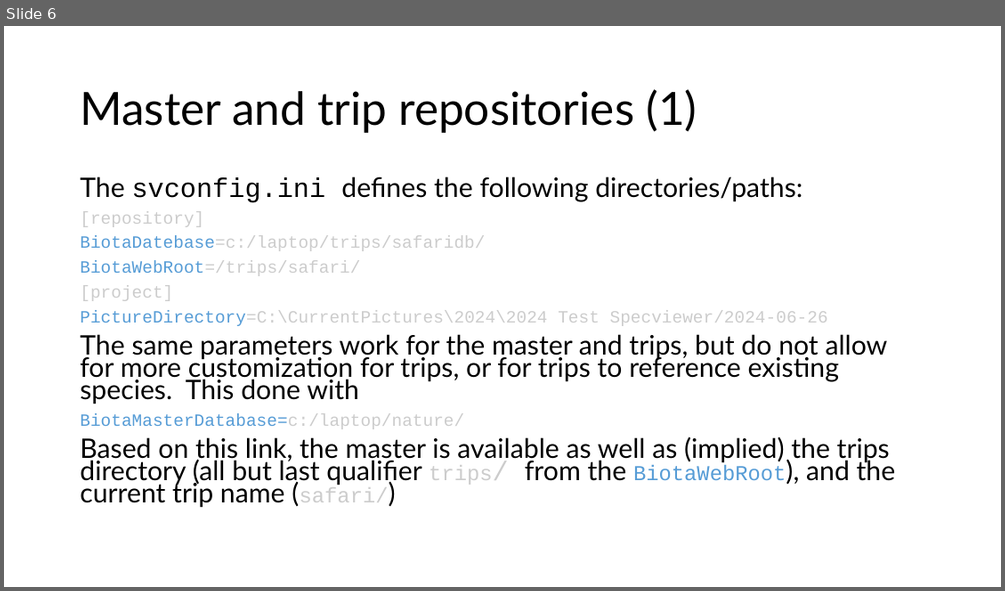
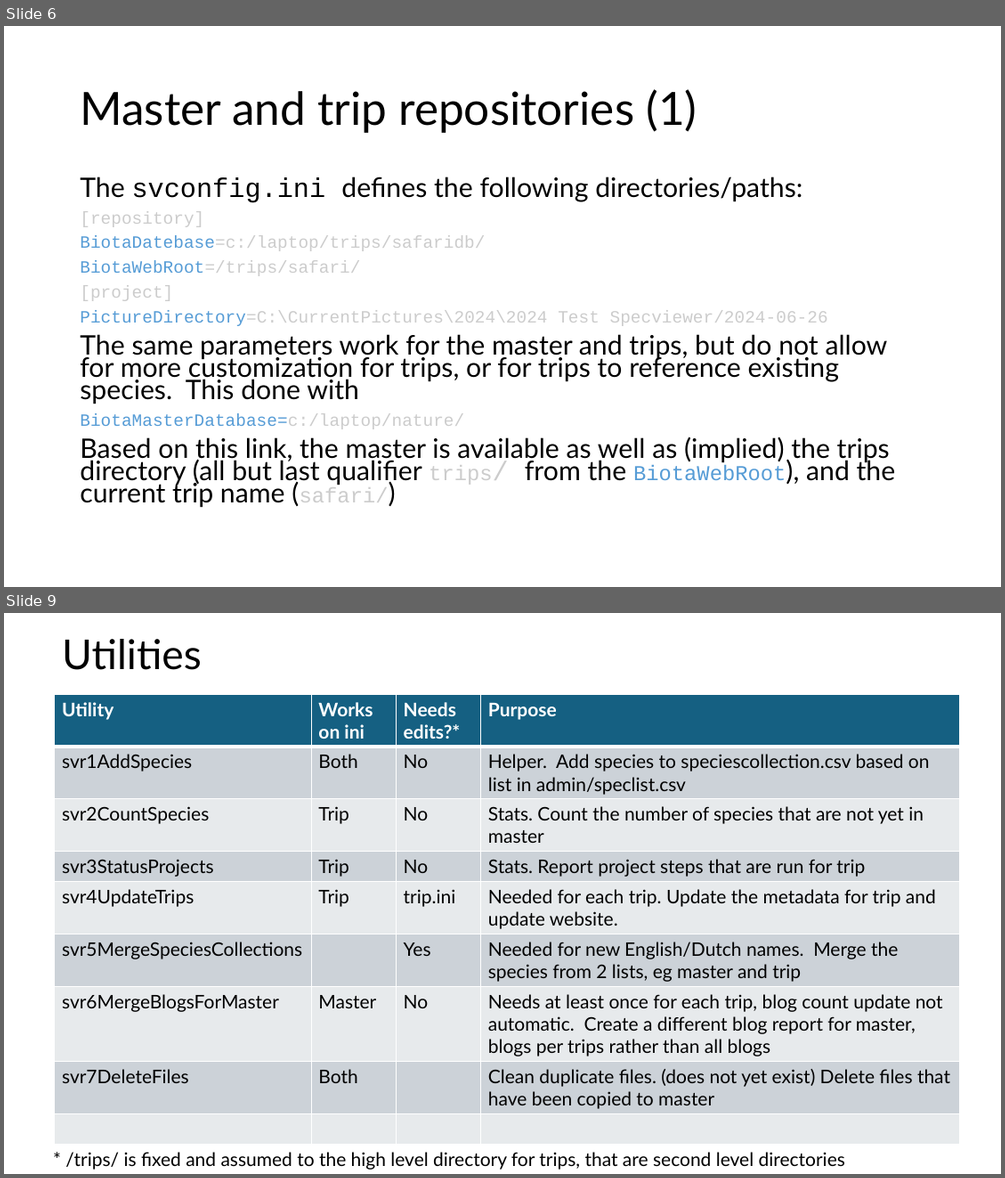
Before and after one commit to gilbert-houtekamer/SpeciesViewer, a slide deck: docs/SpeciesViewer architecture pictures.pptx. Shown one above the other, each under a label of ours: slide 6 before the commit, slides 6 and 9 after it; the slides between them are not shown. The pictures are 1005x591 and 1005x1178 pixels, drawn with LibreOffice and Linux fonts; fonts in the diff are those of the drawing. Boxes give left, top, right and bottom in pixels: in the first picture for what was removed or moved away, otherwise in the second. Text is boxed around its words. In the diff, an @@ line names an element or a change of style, - is before the commit and + after.

```diff
--- a/docs/SpeciesViewer architecture pictures.pptx
+++ b/docs/SpeciesViewer architecture pictures.pptx
@@ slide 9 added at (4,613,1001,1174), background #FFFFFF @@
@@ title added at (62,639,202,670), 39.6 pt, text #000000 @@
+Utilities
@@ table added at (55,694,959,1143), 9 rows, 4 columns @@
+Utility | Works on ini | Needs edits?* | Purpose
+svr1AddSpecies | Both | No | Helper. Add species to speciescollection.csv based on list in admin/speclist.csv
+svr2CountSpecies | Trip | No | Stats. Count the number of species that are not yet in master
+svr3StatusProjects | Trip | No | Stats. Report project steps that are run for trip
+svr4UpdateTrips | Trip | trip.ini | Needed for each trip. Update the metadata for trip and update website.
+svr5MergeSpeciesCollections |  | Yes | Needed for new English/Dutch names. Merge the species from 2 lists, eg master and trip
+svr6MergeBlogsForMaster | Master | No | Needs at least once for each trip, blog count update not automatic. Create a different blog report for master, blogs per trips rather than all blogs
+svr7DeleteFiles | Both |  | Clean duplicate files. (does not yet exist) Delete files that have been copied to master
+ |  |  | 
@@ text added at (65,1151,845,1169), 18 pt, text #000000 @@
+* /trips/ is fixed and assumed to the high level directory for trips, that are second level directories
```
Also in this commit, not shown: 1 slide changed, 1 other slide added, 2 other files.
